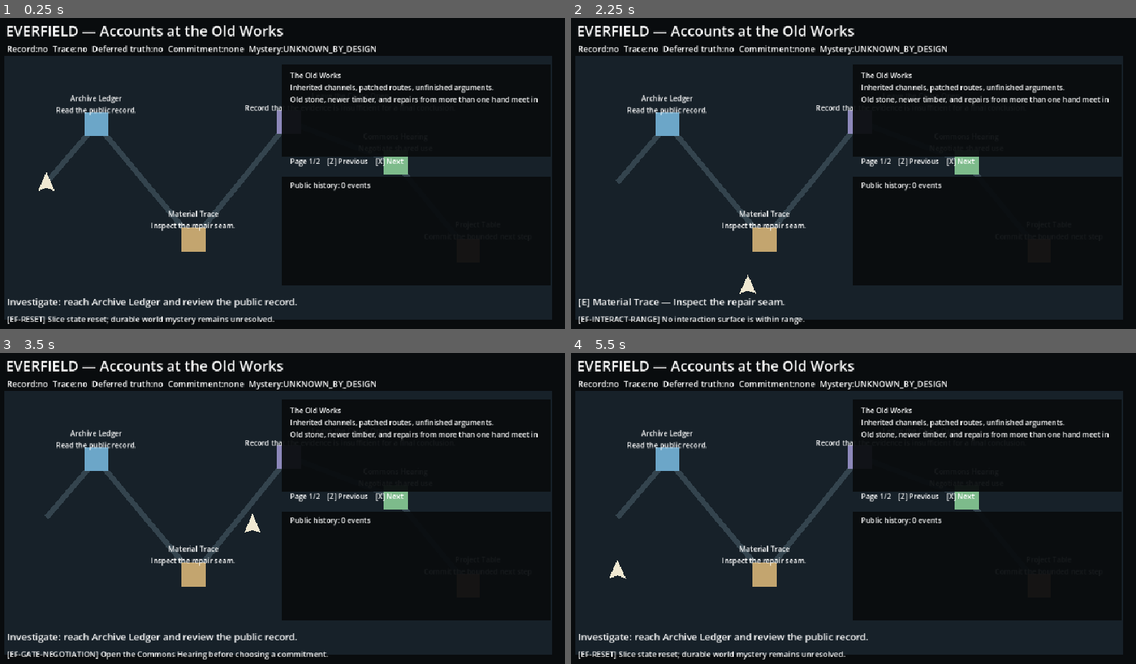
Above: before the commit, frames 1-4 (two rows, left to right).
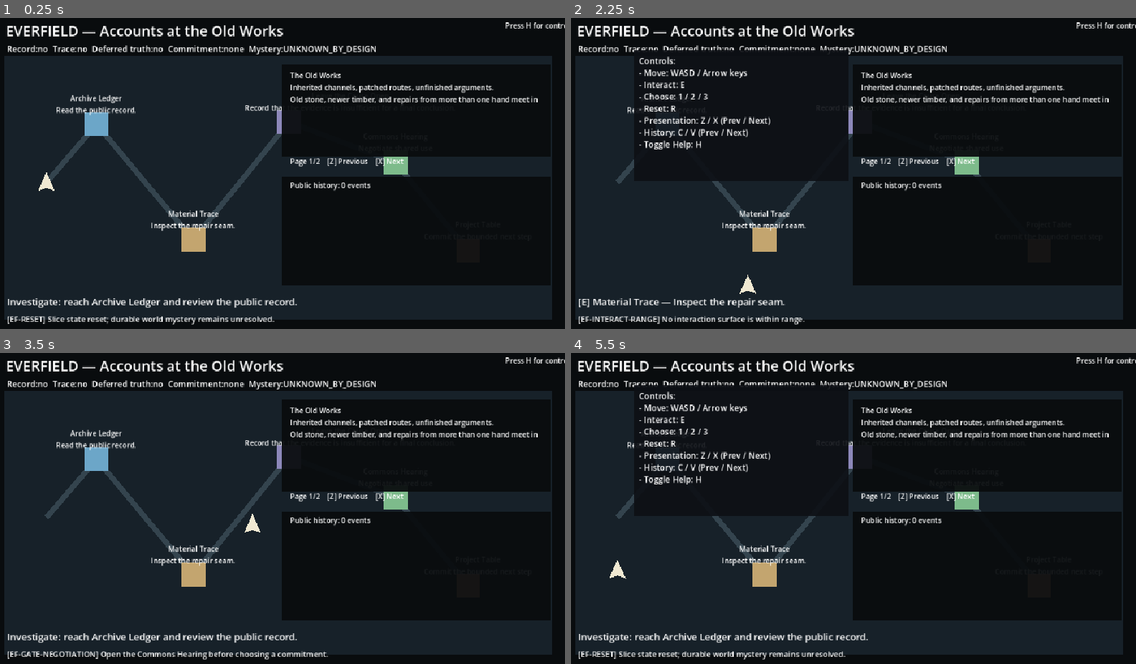
Above: after the commit, the same moments.

Repository: vokerg/everfield
Game: Godot game, scene res://main.tscn
Same seed, same stepped clock (60 frames per second), same inputs: the game is played once before the commit and once after it.
Inputs (mouse positions are in pixels of both pictures, inside the frame that each line leads up to):
- Up to frame 1 (0.25 s): no input
- Up to frame 2 (2.25 s): tap H at 0.5, 0.6, 1.25, 1.35, 2 s; move the mouse to (977, 157) at 0.52 s; hold D 0.53-1.28 s; click (977, 157) at 0.67 s; tap Enter (ui_accept) at 0.77, 1.52 s; move the mouse to (734, 189) at 1.27 s; hold S 1.28-2.03 s; move the mouse to (904, 101) at 2.02 s; hold D from 2.03 s (still down); tap E at 2.1 s
- Up to frame 3 (3.5 s): tap H at 2.3, 2.75, 3.05 s; move the mouse to (248, 573) at 2.77 s; release D at 2.78 s; hold W from 2.78 s (still down); tap 1 at 2.85 s; click (248, 573) at 2.92 s; tap Enter (ui_accept) at 3.02 s
- Up to frame 4 (5.5 s): tap H at 3.5, 3.8, 4.25, 4.55, 5.3 s; move the mouse to (1023, 555) at 3.52 s; release W at 3.53 s; hold A 3.53-5.03 s; tap 2 at 3.6 s; tap Enter (ui_accept) at 3.77, 4.52 s; move the mouse to (678, 458) at 4.27 s; tap 3 at 4.35 s; move the mouse to (876, 508) at 5.02 s; hold S from 5.03 s (still down); tap R at 5.1 s; click (876, 508) at 5.17 s

The runs differ from the first frame. In frame 1, 0.1% of the frame differs, in the area x 89-100%, y 1-4%; in frame 2, 2.4%, in the area x 11-100%, y 1-53%; in frame 3, 0.1%; in frame 4, 2.4%.

Commit message:
feat(game): guarded draft implementation for issue #1822

Diff:
--- a/game/main.gd
+++ b/game/main.gd
@@ -23,6 +23,8 @@
 var objective_label: Label
 var status_label: Label
 var diagnostic_label: Label
+var help_panel: ColorRect
+var help_hint_label: Label
 var presentation_panel: ColorRect
 var presentation_label: Label
 var presentation_nav_label: Label
@@ -112,6 +114,10 @@
     if not key_event.pressed or key_event.echo:
         return
     match key_event.keycode:
+        KEY_H:
+            if help_panel != null:
+                help_panel.visible = not help_panel.visible
+            return
         KEY_Z:
             navigate_public_text(-1)
         KEY_X:
@@ -253,6 +259,36 @@
     diagnostic_label.size = Vector2(908, 26)
     diagnostic_label.add_theme_font_size_override("font_size", 13)
     add_child(diagnostic_label)
+
+    # Small persistent hint for discoverable controls (non-modal).
+    help_hint_label = Label.new()
+    help_hint_label.name = "HelpHint"
+    help_hint_label.position = Vector2(860, 14)
+    help_hint_label.size = Vector2(96, 22)
+    help_hint_label.text = "Press H for controls"
+    help_hint_label.add_theme_font_size_override("font_size", 12)
+    help_hint_label.z_index = 7
+    add_child(help_hint_label)
+
+    # Non-modal help panel toggled by H. Hidden by default to avoid changing scene.
+    help_panel = ColorRect.new()
+    help_panel.name = "HelpPanel"
+    help_panel.position = Vector2(120, 64)
+    help_panel.size = Vector2(360, 220)
+    help_panel.color = Color(0.05, 0.06, 0.08, 0.9)
+    help_panel.z_index = 8
+    help_panel.visible = false
+    add_child(help_panel)
+
+    var help_text = RichTextLabel.new()
+    help_text.name = "HelpText"
+    help_text.position = Vector2(8, 8)
+    help_text.size = Vector2(344, 204)
+    help_text.bbcode_enabled = false
+    help_text.scroll_active = false
+    help_text.add_theme_font_size_override("normal_font_size", 14)
+    help_text.text = "Controls:\n- Move: WASD / Arrow keys\n- Interact: E\n- Choose: 1 / 2 / 3\n- Reset: R\n- Presentation: Z / X (Prev / Next)\n- History: C / V (Prev / Next)\n- Toggle Help: H"
+    help_panel.add_child(help_text)
 
 func reset_slice() -> void:
     session_state.reset()
--- a/game/smoke_test.gd
+++ b/game/smoke_test.gd
@@ -32,6 +32,24 @@
     _expect(game.diagnostic_catalog != null, "published diagnostic catalog component wired")
     _expect(game.hud_objective_model != null, "published HUD objective/status component wired")
     _expect(game.has_method("_refresh_nearby_hint") and game.has_method("_unhandled_key_input"), "new source-frozen feedback and command dispatch seam is callable")
+
+    # Discoverable non-modal help UI exists and responds to H without mutating state
+    _expect(game.get_node_or_null("HelpHint") != null and (game.get_node_or_null("HelpHint") as Label).text == "Press H for controls", "H help hint is present and legible at boot")
+    _expect(game.get_node_or_null("HelpPanel") != null and not (game.get_node_or_null("HelpPanel") as ColorRect).visible, "Help panel exists and is hidden at boot")
+    var state_before_help: Dictionary = game.get_game_state()
+    var ev := InputEventKey.new()
+    ev.pressed = true
+    ev.echo = false
+    ev.keycode = KEY_H
+    game._unhandled_key_input(ev)
+    await process_frame
+    _expect((game.get_node("HelpPanel") as ColorRect).visible, "H toggles help panel visible without mutating game state")
+    _expect(game.get_game_state() == state_before_help, "Toggling help cannot mutate session state")
+    # Toggle off
+    game._unhandled_key_input(ev)
+    await process_frame
+    _expect(not (game.get_node("HelpPanel") as ColorRect).visible, "H toggles help panel hidden again")
+    _expect(game.get_game_state() == state_before_help, "Repeated help toggles do not mutate session state")
 
     _expect(game.station_world is RefCounted, "reviewed station-world metadata provider is wired")
     _expect(game.playable_presentation is RefCounted, "reviewed public narrative assembler is wired")
